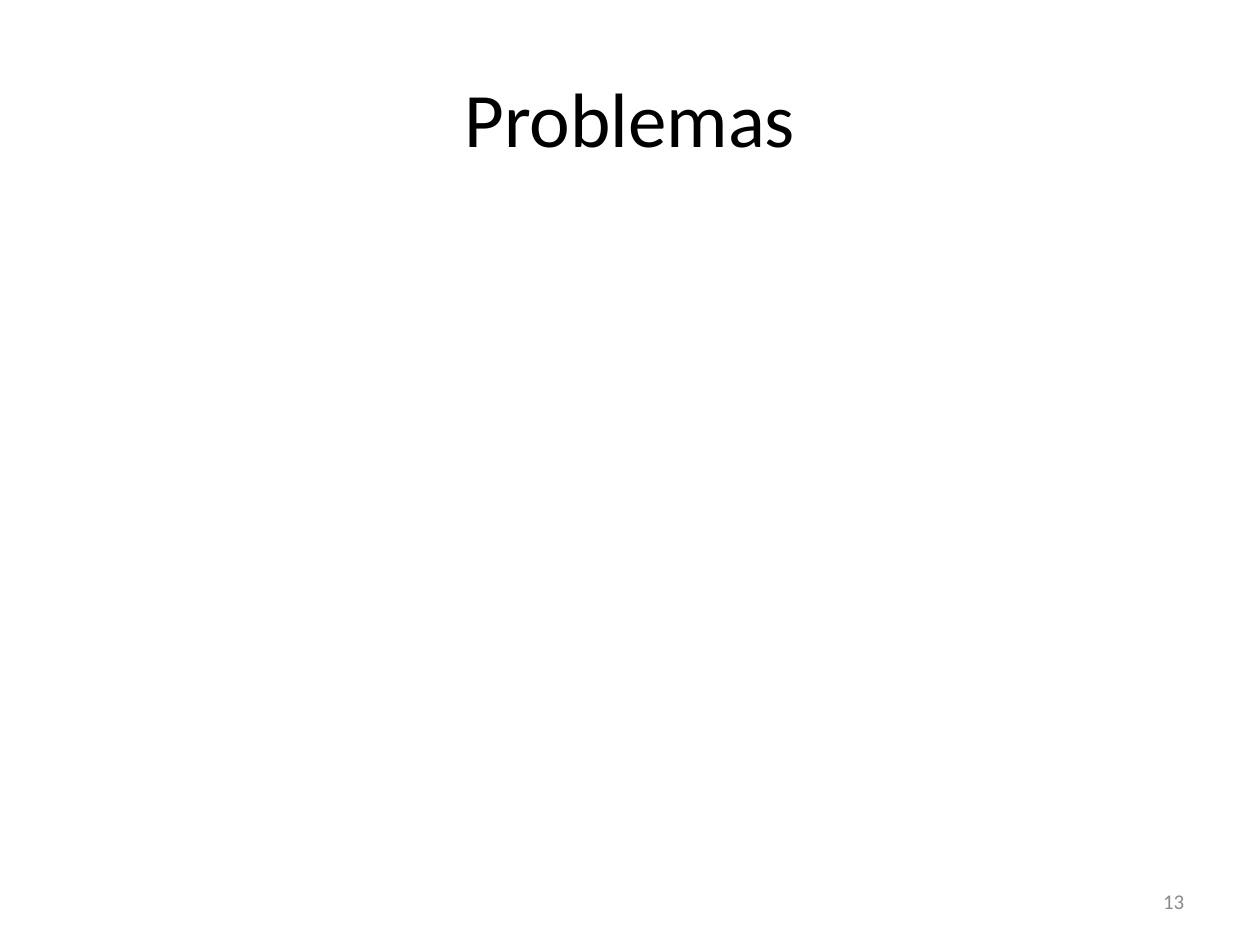
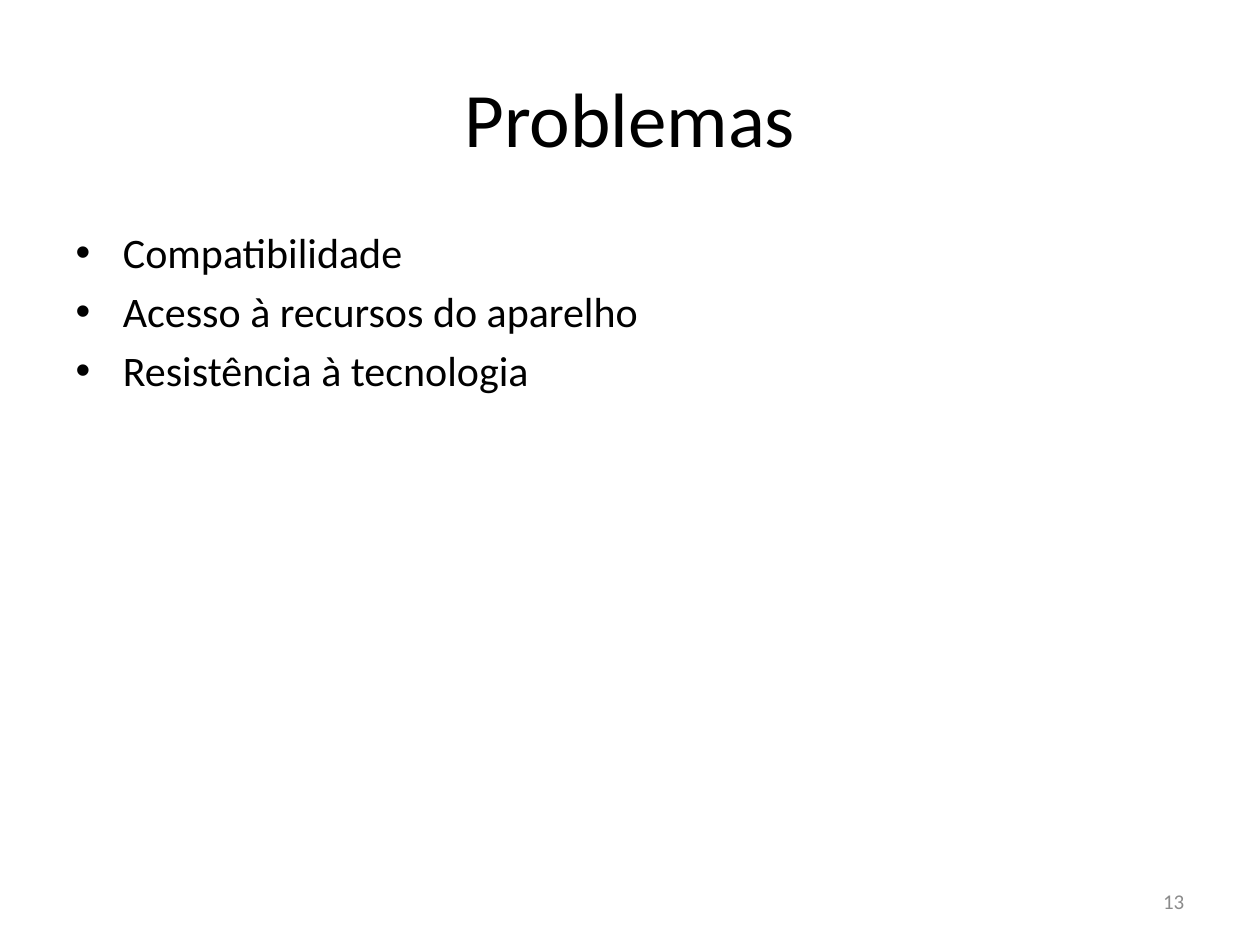
Before and after one commit to rfc410/tcc, a slide deck: slide 13 of apresentacao.pptx. Drawn at 1260x945 pixels with LibreOffice and Linux fonts; fonts in the diff are those of the drawing. Boxes give left, top, right and bottom in pixels: in the first picture for what was removed or moved away, otherwise in the second. Text is boxed around its words. In the diff, an @@ line names an element or a change of style, - is before the commit and + after.

```diff
--- a/apresentacao.pptx
+++ b/apresentacao.pptx
@@ text added at bbox=[123, 238, 638, 394], 24 pt, text #000000 @@
+• Compatibilidade
+• Acesso à recursos do aparelho
+• Resistência à tecnologia
```
Also in this commit, not shown: 1 other slide changed, 1 other file.
